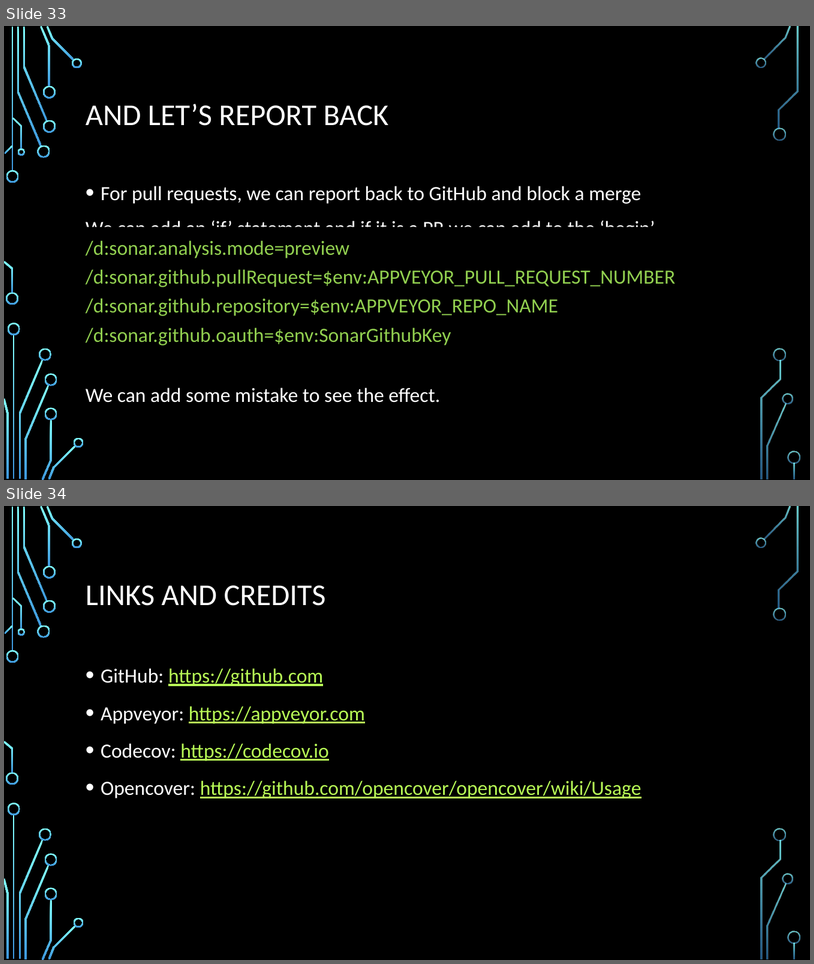
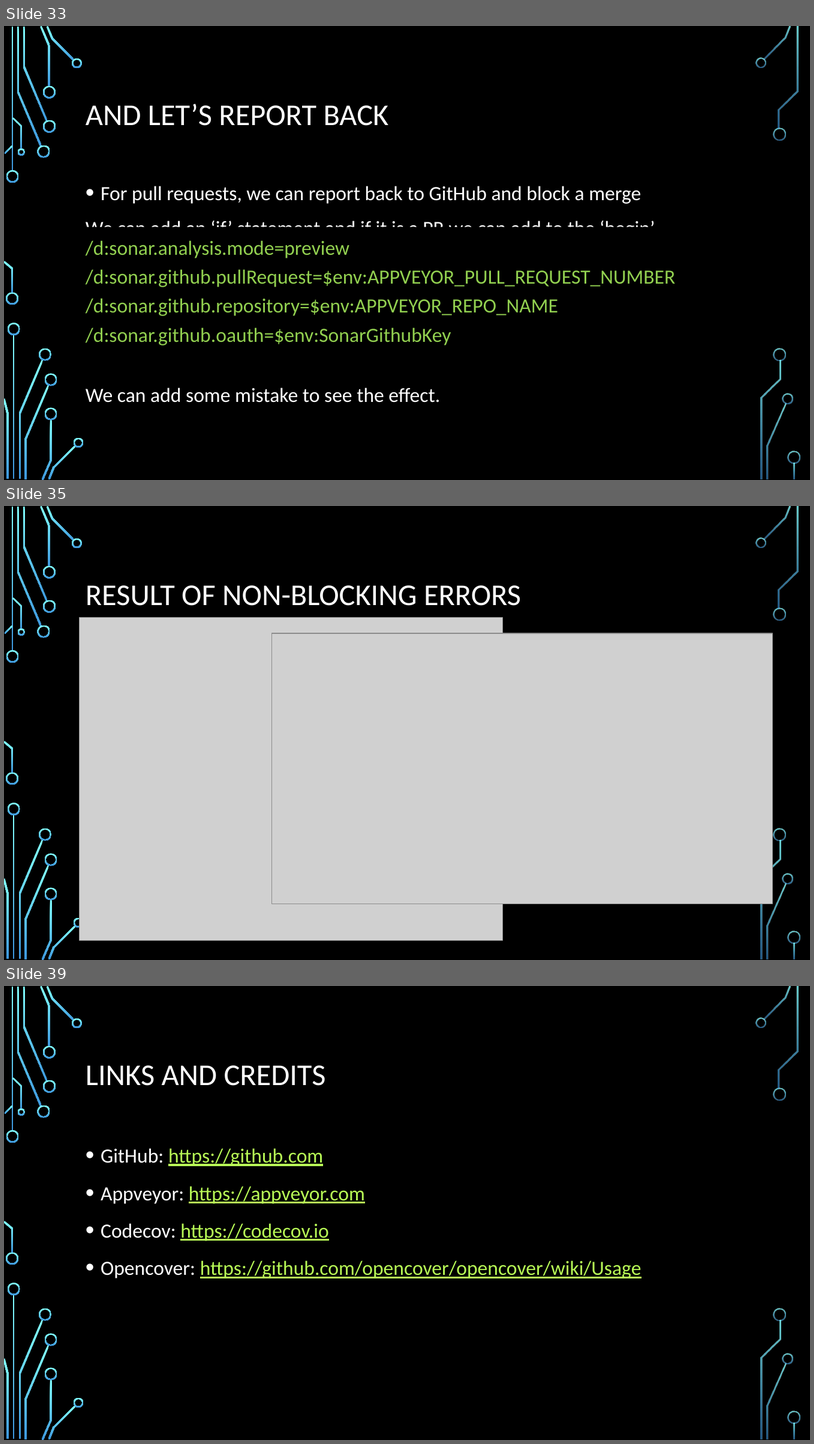
Before and after one commit to CedricAgoda/opensource-ci, a slide deck: Presentation/Full Open-Source CI.pptx. Shown one above the other, each under a label of ours: slides 33 and 34 before the commit, slides 33, 35 and 39 after it; the slides between them are not shown. The pictures are 814x964 and 814x1444 pixels, drawn with LibreOffice and Linux fonts; fonts in the diff are those of the drawing; grey boxes stand for pictures; background and template pictures are left out. Boxes give left, top, right and bottom in pixels: in the first picture for what was removed or moved away, otherwise in the second. Text is boxed around its words. In the diff, an @@ line names an element or a change of style, - is before the commit and + after.

Commit message:
Fix SQ reported errors.

```diff
--- a/Presentation/Full Open-Source CI.pptx
+++ b/Presentation/Full Open-Source CI.pptx
@@ slide 35 added at (4,506,810,960), background picture (left out); not listed: 36 template elements that a slide beside it also shows @@
@@ title added at (86,585,521,606), 36 pt, text #FFFFFF @@
+RESULT OF NON-BLOCKING ERRORS
@@ picture added at (80,618,503,940) @@
@@ picture added at (272,633,773,903) @@
@@ what was slide 34 is now slide 39 @@
```
Also in this commit, not shown: 4 other slides added, 1 other file.
